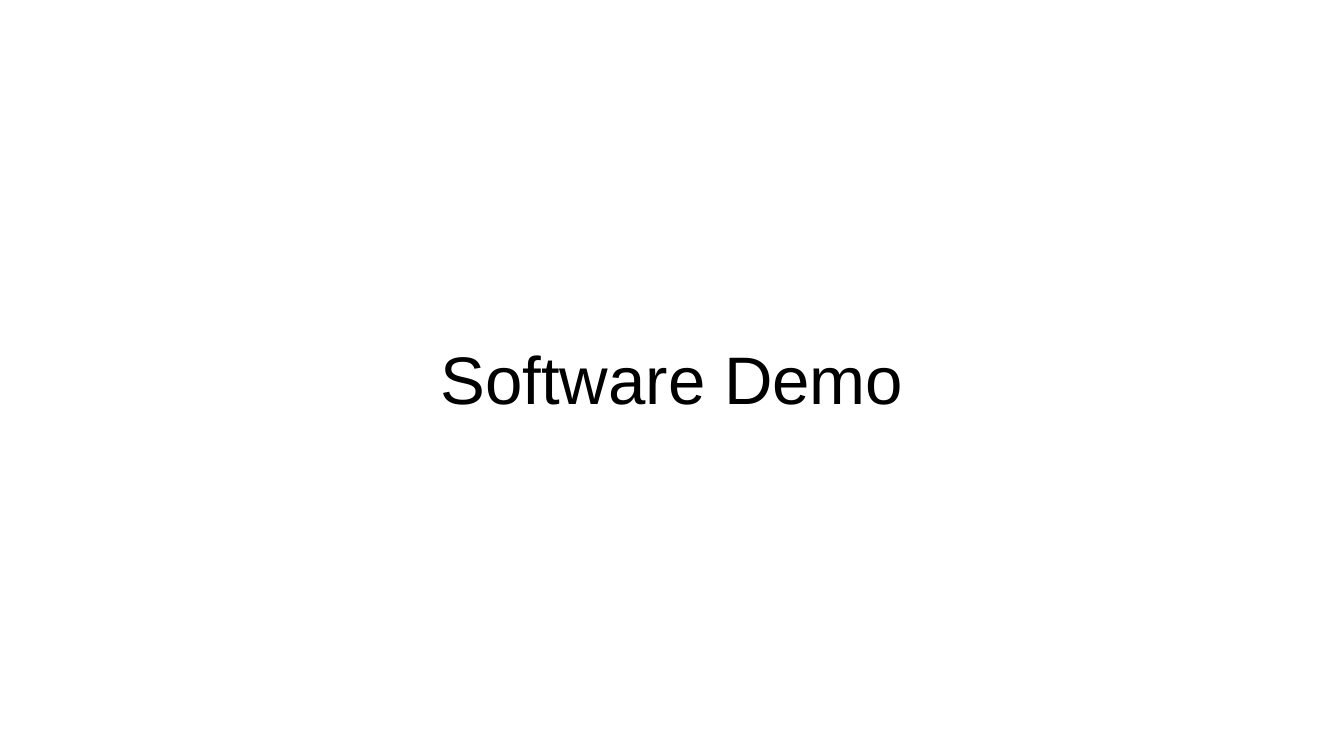
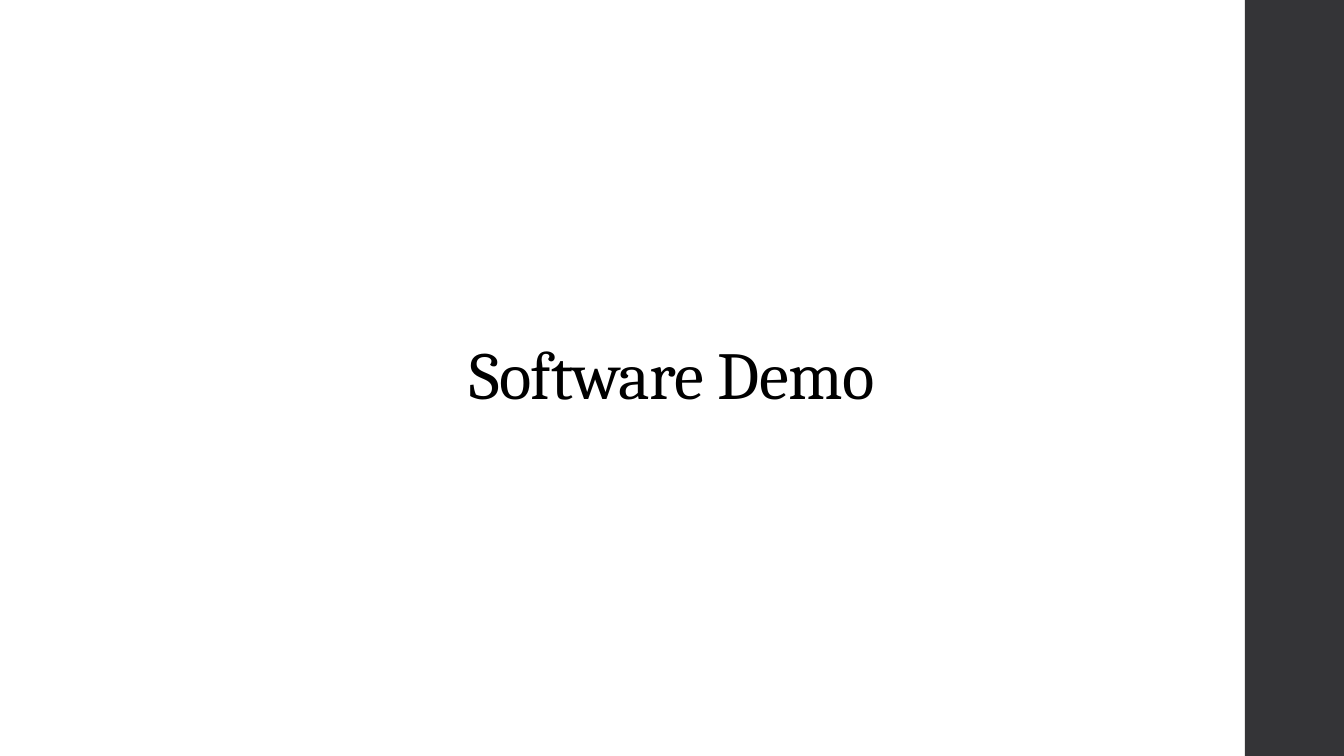
Before and after one commit to dbout01/cse310, a slide deck: slide 3 of course-conclusion/team_demo.pptx. Drawn at 1344x756 pixels with LibreOffice and Linux fonts; fonts in the diff are those of the drawing. Boxes give left, top, right and bottom in pixels: in the first picture for what was removed or moved away, otherwise in the second. Text is boxed around its words. In the diff, an @@ line names an element or a change of style, - is before the commit and + after.

```diff
--- a/course-conclusion/team_demo.pptx
+++ b/course-conclusion/team_demo.pptx
@@ rectangle added at [1245,0,1344,755], fill #353537 @@
@@ title "Software Demo" at [470,351,875,400]: font Arial to Cambria, letter spacing 0 to -0.4 pt; line spacing 1 to 0.9 @@
```
Also in this commit, not shown: 4 other slides changed, 1 slide added, 1 slide removed, 2 other files.
